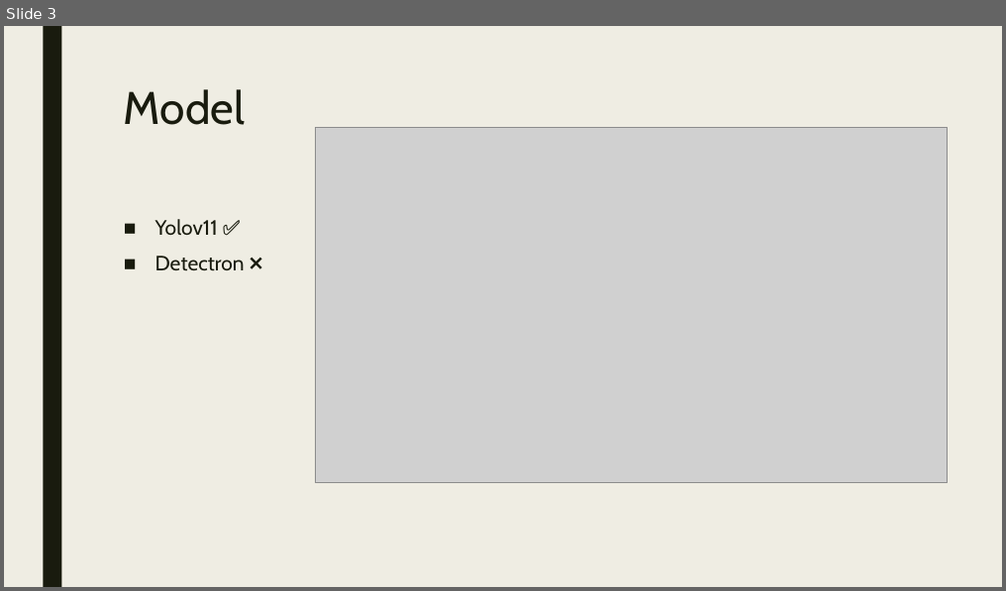
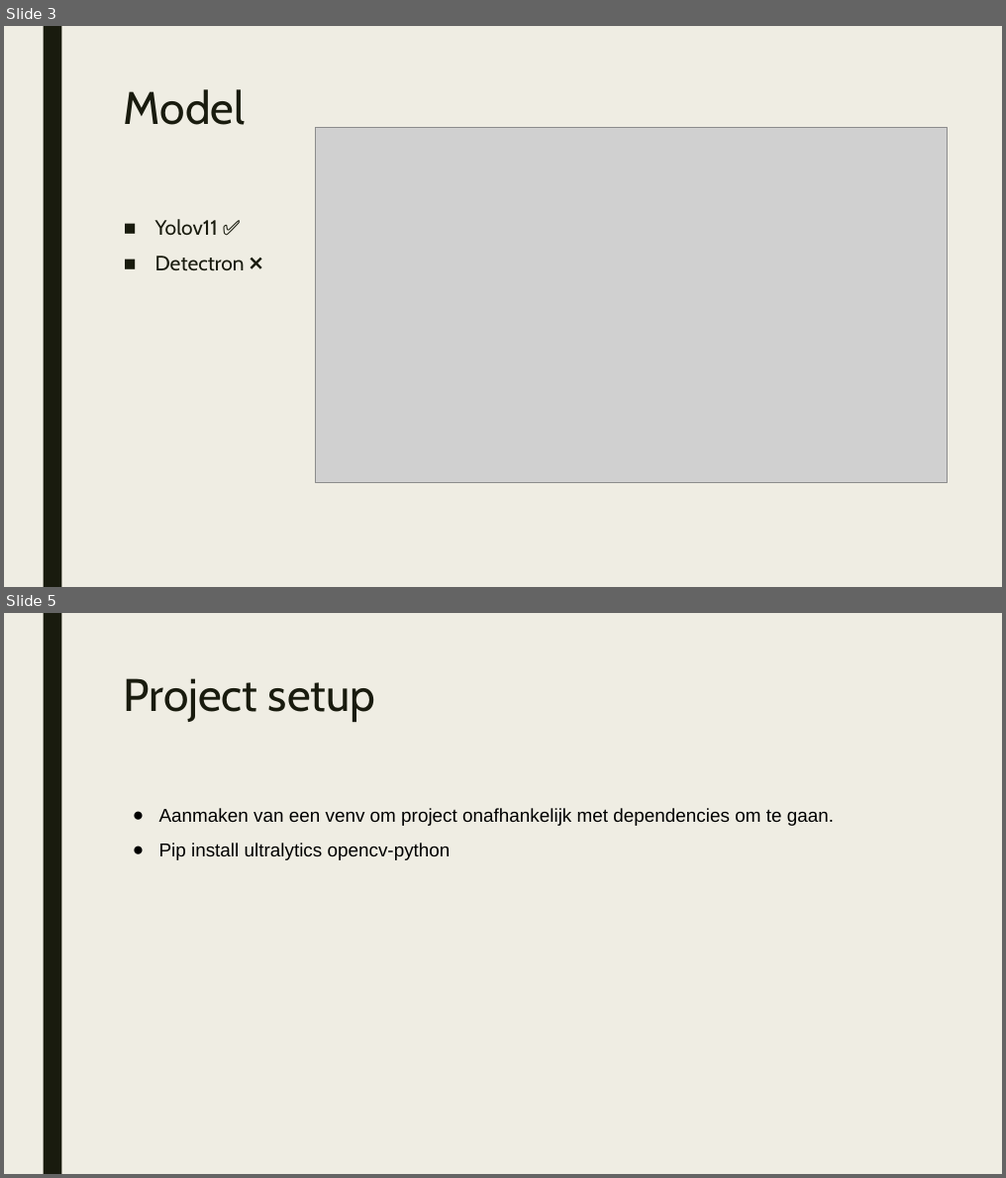
Before and after one commit to SampersS/yolov11, a slide deck: AIEdge_Groepsproject_presentatie.pptx. Shown one above the other, each under a label of ours: slide 3 before the commit, slides 3 and 5 after it; the slides between them are not shown. The pictures are 1006x591 and 1006x1178 pixels, drawn with LibreOffice and Linux fonts; fonts in the diff are those of the drawing; grey boxes stand for pictures. Boxes give left, top, right and bottom in pixels: in the first picture for what was removed or moved away, otherwise in the second. Text is boxed around its words. In the diff, an @@ line names an element or a change of style, - is before the commit and + after.

```diff
--- a/AIEdge_Groepsproject_presentatie.pptx
+++ b/AIEdge_Groepsproject_presentatie.pptx
@@ slide 5 added at [4,613,1002,1174], background #EFEDE3; not listed: 1 template element that a slide beside it also shows @@
@@ title added at [124,678,375,722], 44 pt, text #191B0E @@
+Project setup
@@ text added at [159,808,834,861], 18 pt, text #000000 @@
+● Aanmaken van een venv om project onafhankelijk met dependencies om te gaan.
+● Pip install ultralytics opencv-python
```
Also in this commit, not shown: 2 slides changed, 3 other slides added, 1 slide removed, 1 other file.
